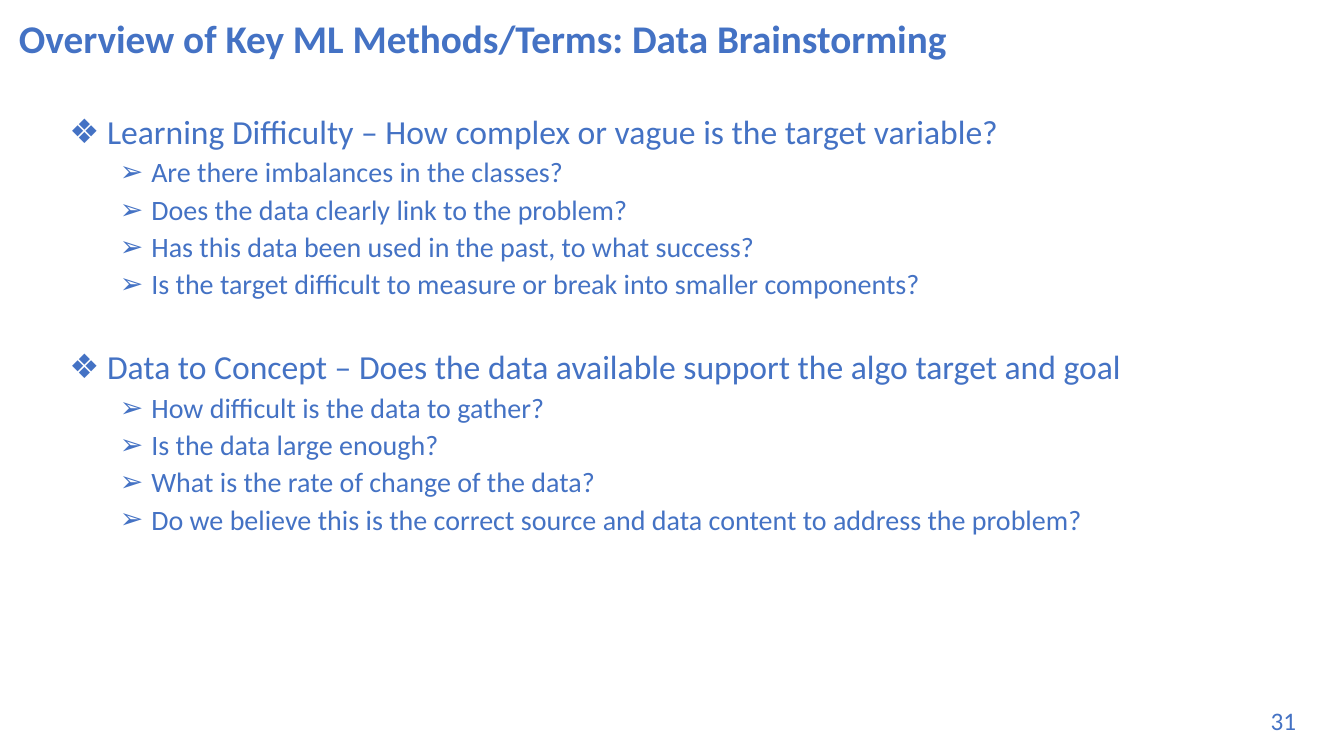
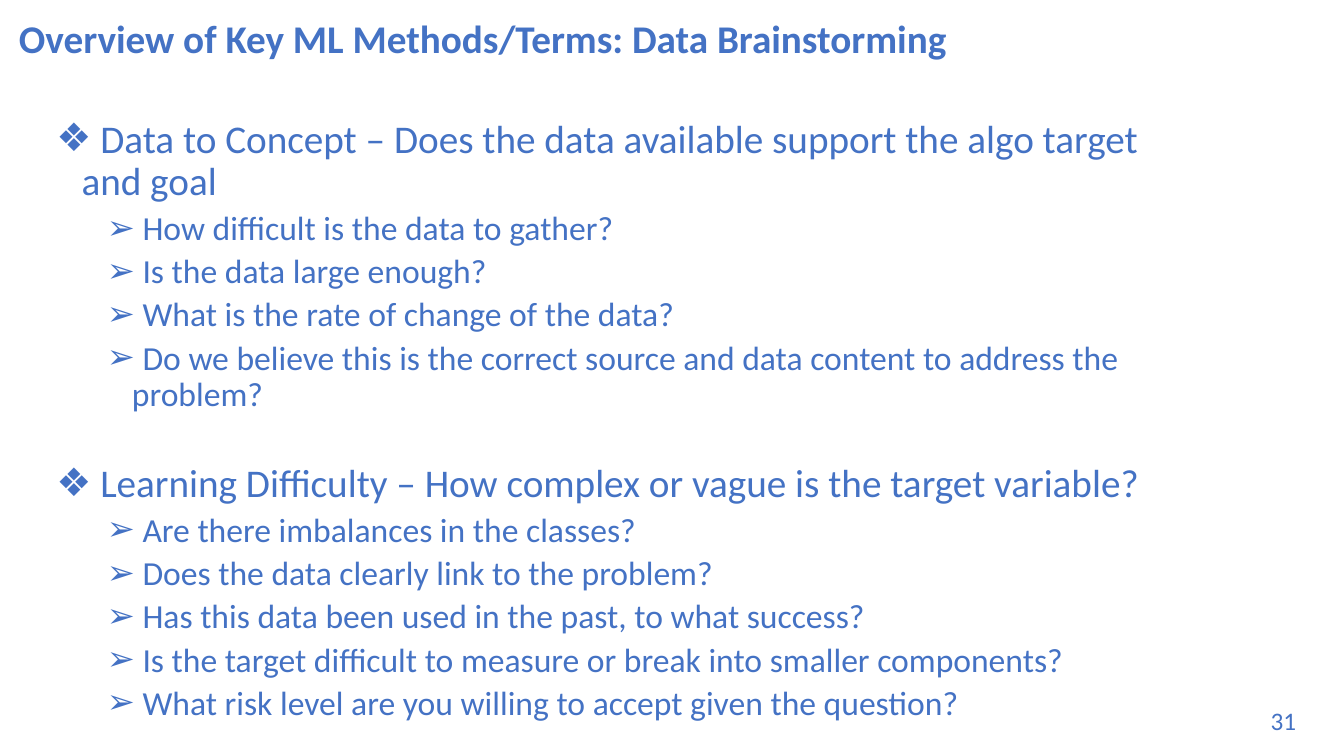
Before and after one commit to UVADS/DS-3001, a slide deck: slide 31 of 04_ML_Concepts_I_Foundations/machine_learning_bootcamp.pptx. Drawn at 1344x756 pixels with LibreOffice and Linux fonts; fonts in the diff are those of the drawing. Boxes give left, top, right and bottom in pixels: in the first picture for what was removed or moved away, otherwise in the second. Text is boxed around its words. In the diff, an @@ line names an element or a change of style, - is before the commit and + after.

```diff
--- a/04_ML_Concepts_I_Foundations/machine_learning_bootcamp.pptx
+++ b/04_ML_Concepts_I_Foundations/machine_learning_bootcamp.pptx
@@ text "Data to Concept – Does ..." moved from (x1=107, y1=120, x2=1121, y2=535) to (x1=82, y1=125, x2=1138, y2=721) @@
@@ text at (x1=82, y1=125, x2=1138, y2=412): paragraphs added @@
+  ❖ Data to Concept – Does the data available support the algo target and goal
+    ➢ How difficult is the data to gather?
+    ➢ Is the data large enough?
+    ➢ What is the rate of change of the data?
+    ➢ Do we believe this is the correct source and data content to address the problem?
@@ text at (x1=100, y1=469, x2=1138, y2=678): size 24 to 28 pt in "Learning Difficulty – How complex or vague ..."; size 20 to 24 pt in "Are there imbalances in the classes?", "Does the data clearly link to the ...", "Has this data been used in the ...", "Is the target difficult to measure or ..." @@
@@ text at (x1=143, y1=691, x2=958, y2=721): text changed; size 20 to 24 pt @@
-  ❖ Data to Concept – Does the data available support the algo target and goal
-    ➢ How difficult is the data to gather?
-    ➢ Is the data large enough?
-    ➢ What is the rate of change of the data?
-    ➢ Do we believe this is the correct source and data content to address the problem?
+    ➢ What risk level are you willing to accept given the question?
```
Also in this commit, not shown: 5 other slides changed, 2 slides added, 1 slide removed, 3 other files.
